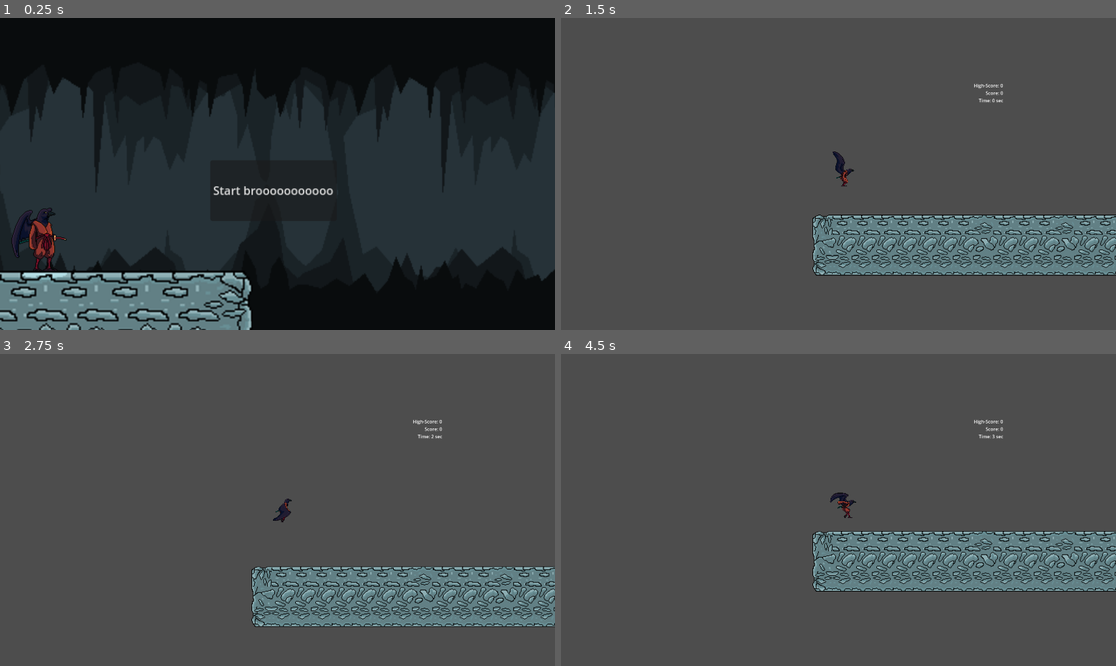
Above: before the commit, frames 1-4 (two rows, left to right).
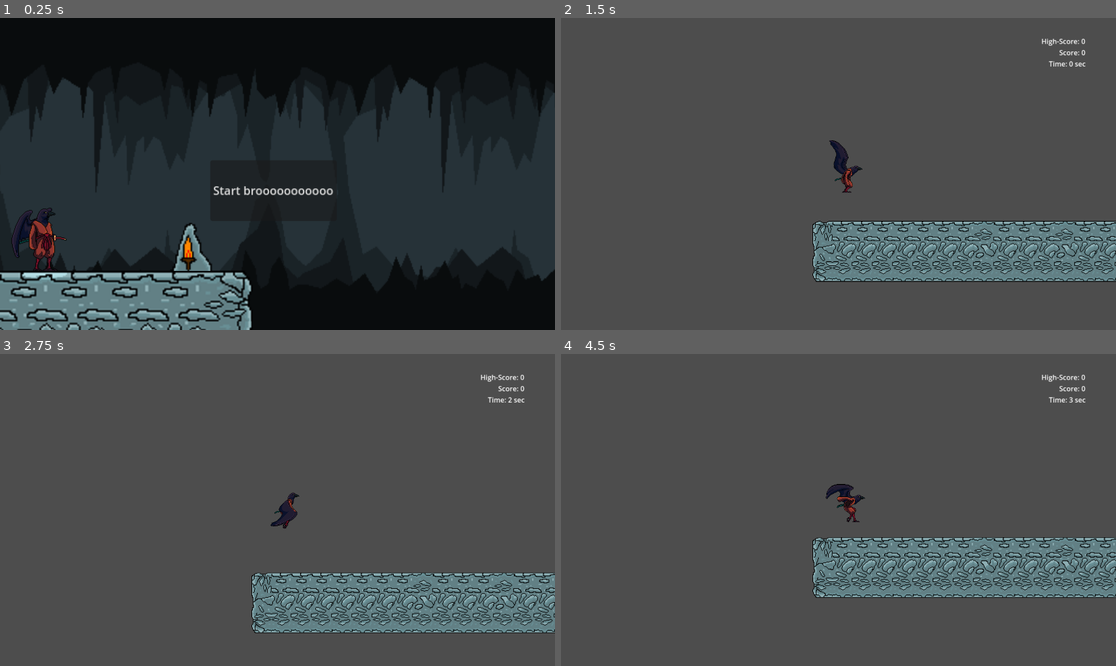
Above: after the commit, the same moments.

Repository: Neolanco/samurai-game
Game: Godot game, scene res://titlescreen.tscn
The game is run twice, just before and just after one commit, with the same random seed, the same clock (stepped at 60 frames per second) and the same inputs.
Inputs:
- Up to frame 1 (0.25 s): no input
- Up to frame 2 (1.5 s): click "Start brooooooooooo" at 0.5 s; tap Enter (ui_accept) at 1.25 s; hold W from 1.28 s (still down); hold Space from 1.28 s (still down)
- Up to frame 3 (2.75 s): keep holding W; tap Enter (ui_accept) at 1.52, 2.27 s; release Space at 2.03 s; tap Shift at 2.1 s
- Up to frame 4 (4.5 s): keep holding W; hold Q 2.78-3.53 s; tap Space at 3.6 s; tap Enter (ui_accept) at 3.77 s; hold Shift from 4.28 s (still down)

The runs differ from the first frame. In frame 1, 0.7% of the frame differs, in the area x 2-39%, y 65-100%; in frame 2, 7.9%; in frame 3, 7.7%; in frame 4, 8.0%, in the area x 45-100%, y 6-79%.

Commit message:
christian gib ruhe

Diff:
--- /dev/null
+++ b/Torch.tscn
@@ -0,0 +1,32 @@
+[gd_scene load_steps=6 format=3 uid="uid://buv03lchlewpy"]
+
+[ext_resource type="Texture2D" uid="uid://xd0k2jsa765m" path="res://sprites/Tileset/Torch/SpriteFackel1.png" id="1_cy7hl"]
+[ext_resource type="Texture2D" uid="uid://cldphsbpkq3yn" path="res://sprites/Tileset/Torch/SpriteFackel2.png" id="2_6cu13"]
+[ext_resource type="Texture2D" uid="uid://catyq2x4bhfpk" path="res://sprites/Tileset/Torch/SpriteFackel3.png" id="3_c8n75"]
+[ext_resource type="Texture2D" uid="uid://d1r0kjmmaddr8" path="res://sprites/Tileset/Torch/SpriteFackel4.png" id="4_v8dif"]
+
+[sub_resource type="SpriteFrames" id="SpriteFrames_a0c6u"]
+animations = [{
+"frames": [{
+"duration": 1.0,
+"texture": ExtResource("1_cy7hl")
+}, {
+"duration": 1.0,
+"texture": ExtResource("2_6cu13")
+}, {
+"duration": 1.0,
+"texture": ExtResource("3_c8n75")
+}, {
+"duration": 1.0,
+"texture": ExtResource("4_v8dif")
+}],
+"loop": true,
+"name": &"default",
+"speed": 15.0
+}]
+
+[node name="Torch" type="AnimatedSprite2D"]
+scale = Vector2(2, 2)
+sprite_frames = SubResource("SpriteFrames_a0c6u")
+autoplay = "default"
+frame_progress = 0.335696
--- a/platforms/smb1-1.tscn
+++ b/platforms/smb1-1.tscn
@@ -493,7 +493,7 @@
 layer_0/tile_data = PackedInt32Array(0, 524288, 1610612743, 1, 458752, 8, 2, 458752, 8, 3, 458752, 8, 4, 458752, 8, 5,  …(13435 unchanged characters)…
 metadata/_edit_vertical_guides_ = [-167.0]
 
-[node name="SuperMarioBrosMap1-1" type="Sprite2D" parent="."]
+[node name="refrence" type="Sprite2D" parent="."]
 visible = false
 z_index = -1
 position = Vector2(7371, 137)
--- a/player_1.tscn
+++ b/player_1.tscn
@@ -178,6 +178,7 @@
 }]
 
 [node name="Player1" type="CharacterBody2D"]
+scale = Vector2(1.5, 1.5)
 script = ExtResource("1_5xx3n")
 
 [node name="CollisionShape2D" type="CollisionShape2D" parent="."]
--- a/titlescreen.tscn
+++ b/titlescreen.tscn
@@ -1,13 +1,14 @@
-[gd_scene load_steps=11 format=3 uid="uid://csvhfk8ckmvr0"]
+[gd_scene load_steps=12 format=3 uid="uid://csvhfk8ckmvr0"]
 
 [ext_resource type="Script" path="res://titlescreen.gd" id="1_xus21"]
 [ext_resource type="Texture2D" uid="uid://wosbsq2yir2f" path="res://sprites/tiles_spritesheet.png" id="1_ygte5"]
 [ext_resource type="PackedScene" uid="uid://dnopqbshnc0jx" path="res://player_dummy.tscn" id="2_rnf7f"]
-[ext_resource type="Texture2D" uid="uid://cjf4hw1xtauxl" path="res://refrences/cave backgrounds/grey_L1.png" id="4_hvbxn"]
-[ext_resource type="Texture2D" uid="uid://6eopn1tfmyrd" path="res://refrences/cave backgrounds/grey_L2.png" id="5_hdlcj"]
-[ext_resource type="Texture2D" uid="uid://c1swe5ooorgoo" path="res://refrences/cave backgrounds/grey_L3.png" id="6_oiuuu"]
-[ext_resource type="Texture2D" uid="uid://rtq4nr7ubkbf" path="res://refrences/cave backgrounds/grey_L4.png" id="7_4fv0y"]
-[ext_resource type="Texture2D" uid="uid://bjgajxeuv25ek" path="res://sprites/general-masks/shadow.png" id="8_ntpad"]
+[ext_resource type="Texture2D" uid="uid://gyfnklba5bvu" path="res://refrences/cave backgrounds/grey_L1.png" id="4_hvbxn"]
+[ext_resource type="Texture2D" uid="uid://bjpcb421mk7vh" path="res://refrences/cave backgrounds/grey_L2.png" id="5_hdlcj"]
+[ext_resource type="Texture2D" uid="uid://2a08sm62xvhh" path="res://refrences/cave backgrounds/grey_L3.png" id="6_oiuuu"]
+[ext_resource type="Texture2D" uid="uid://ojs3lgeuqtq0" path="res://refrences/cave backgrounds/grey_L4.png" id="7_4fv0y"]
+[ext_resource type="Texture2D" uid="uid://dd353hmojglcs" path="res://sprites/general-masks/shadow.png" id="8_ntpad"]
+[ext_resource type="PackedScene" uid="uid://buv03lchlewpy" path="res://Torch.tscn" id="9_u3cns"]
 
 [sub_resource type="TileSetAtlasSource" id="TileSetAtlasSource_souv5"]
 texture = ExtResource("1_ygte5")
@@ -572,4 +573,8 @@
 offset_bottom = 281.0
 text = "Start brooooooooooo"
 
+[node name="Torch" parent="." instance=ExtResource("9_u3cns")]
+position = Vector2(268, 317)
+scale = Vector2(2.09375, 2.09375)
+
 [connection signal="pressed" from="UI/BTNstart" to="." method="_on_BTNstart_pressed"]
Renamed: sprites/Tileset/SpriteFackel1.png -> sprites/Tileset/Torch/SpriteFackel1.png
Renamed: sprites/Tileset/SpriteFackel2.png -> sprites/Tileset/Torch/SpriteFackel2.png
Renamed: sprites/Tileset/SpriteFackel3.png -> sprites/Tileset/Torch/SpriteFackel3.png
Renamed: sprites/Tileset/SpriteFackel4.png -> sprites/Tileset/Torch/SpriteFackel4.png
Binary file changed: sprites/tiles_spritesheet.png
Not shown, changed: refrences/logbuch.md
Not shown, changed: refrences/spritesheet.kra
Not shown, changed: sprites/tiles_spritesheet.png~
